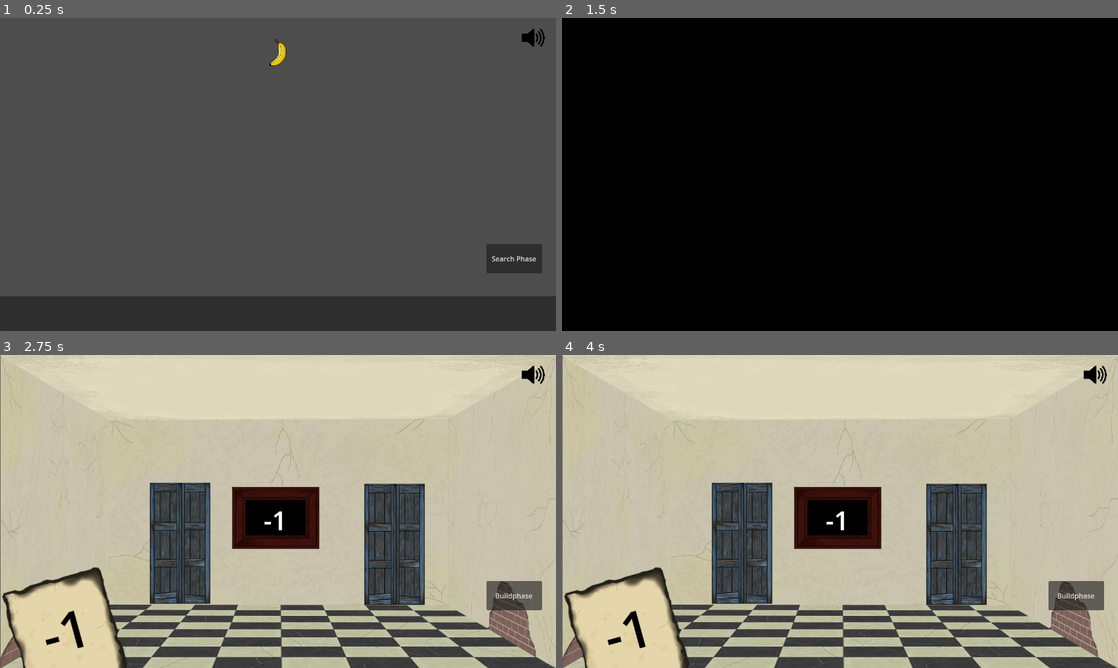
Above: before the commit, frames 1-4 (two rows, left to right).
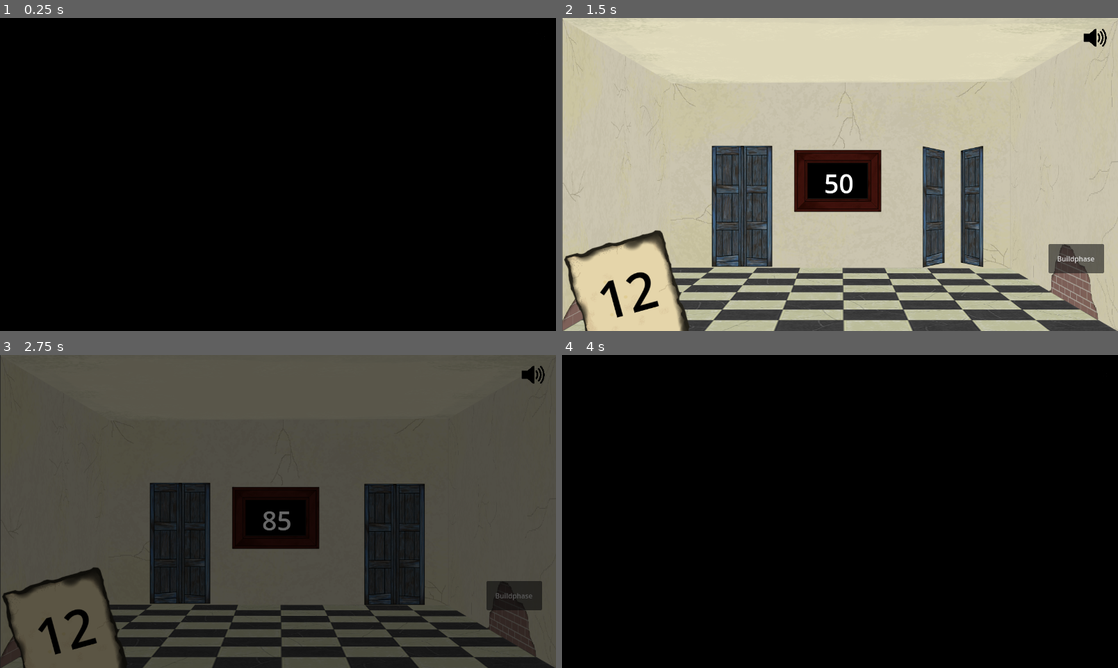
Above: after the commit, the same moments.

Repository: Combativ/AlgoDitTutorial
Game: Godot game, scene res://scenes/main.tscn
Same seed, same stepped clock (60 frames per second), same inputs: the game is played once before the commit and once after it. The engine's default icon, where the game draws it, is replaced by a stand-in: a white triangle on a blue panel in a dark square.
Inputs (mouse positions are in pixels of both pictures, inside the frame that each line leads up to):
- Up to frame 1 (0.25 s): no input
- Up to frame 2 (1.5 s): click (1073, 259) at 0.5 s, where only the run before the commit has a clickable "Search Phase"; tap Enter (ui_accept) at 1.25, 1.35 s; move the mouse to (962, 158) at 1.27 s; click (962, 158) at 1.42 s
- Up to frame 3 (2.75 s): tap Enter (ui_accept) at 1.52, 1.82 s; drag from (166, 527) to (250, 574) at 2.02 s
- Up to frame 4 (4 s): move the mouse to (895, 442) at 2.77 s; tap Enter (ui_accept) at 2.85 s; click (840, 517) at 3.5 s

The runs differ from the first frame. In frame 1, 100% of the frame differs, in the area x 0-100%, y 0-100%; in frame 2, 98%; in frame 3, 97%; in frame 4, 98%.

Commit message:
Added Level-Manager
Also renamed some levels for consistency

Diff:
--- a/globals/signal_bus.gd
+++ b/globals/signal_bus.gd
@@ -29,3 +29,7 @@
 
 ##This signal is emitted when clicked on a picture in another room than Global.destination_room (in search phase)
 signal picture_wrong_room()
+
+# This signal is emitted, when the player finishes a level. It triggers the
+# loading of the next level.
+signal level_finished
--- a/scenes/build_phase/levels/level_01.tscn
+++ b/scenes/build_phase/levels/level_01.tscn
@@ -6,7 +6,7 @@
 [ext_resource type="Texture2D" uid="uid://cw3710glxvp2k" path="res://icon_small.svg" id="3_bpbfc"]
 [ext_resource type="PackedScene" uid="uid://dhrv6jgwyaplb" path="res://scenes/build_phase/scenes/room_miniature.tscn" id="4_bvggk"]
 
-[node name="Level1" type="Node2D" node_paths=PackedStringArray("target_room")]
+[node name="Level01" type="Node2D" node_paths=PackedStringArray("target_room")]
 script = ExtResource("1_6uj8a")
 target_room = NodePath("RoomMiniatureContainer/RoomMiniature12")
 lock_predefined_nodes_in_tree = true
--- a/scenes/build_phase/levels/level_03_2.tscn
+++ b/scenes/build_phase/levels/level_03_2.tscn
@@ -6,7 +6,7 @@
 [ext_resource type="PackedScene" uid="uid://n2liaj1xpsip" path="res://scenes/build_phase/scenes/inventory.tscn" id="4_05tb3"]
 [ext_resource type="PackedScene" uid="uid://dhrv6jgwyaplb" path="res://scenes/build_phase/scenes/room_miniature.tscn" id="5_m5h8j"]
 
-[node name="Level_03_2" type="Node2D" node_paths=PackedStringArray("target_room")]
+[node name="Level03_2" type="Node2D" node_paths=PackedStringArray("target_room")]
 script = ExtResource("1_4mpt7")
 target_room = NodePath("Inventory/95")
 lock_predefined_nodes_in_tree = true
--- a/scenes/build_phase/levels/level_05_2_Prolog.tscn
+++ b/scenes/build_phase/levels/level_05_2_Prolog.tscn
@@ -6,7 +6,7 @@
 [ext_resource type="PackedScene" uid="uid://n2liaj1xpsip" path="res://scenes/build_phase/scenes/inventory.tscn" id="4_rf5b6"]
 [ext_resource type="PackedScene" uid="uid://dhrv6jgwyaplb" path="res://scenes/build_phase/scenes/room_miniature.tscn" id="5_dvfrf"]
 
-[node name="Level05" type="Node2D"]
+[node name="Level05_2_Prolog" type="Node2D"]
 script = ExtResource("1_4aqdr")
 lock_predefined_nodes_in_tree = true
 
--- a/scenes/build_phase/levels/level_05_3.tscn
+++ b/scenes/build_phase/levels/level_05_3.tscn
@@ -6,7 +6,7 @@
 [ext_resource type="PackedScene" uid="uid://n2liaj1xpsip" path="res://scenes/build_phase/scenes/inventory.tscn" id="4_5eog1"]
 [ext_resource type="PackedScene" uid="uid://dhrv6jgwyaplb" path="res://scenes/build_phase/scenes/room_miniature.tscn" id="5_r1lrm"]
 
-[node name="Level05_03" type="Node2D"]
+[node name="Level05_3" type="Node2D"]
 script = ExtResource("1_svkc8")
 lock_predefined_nodes_in_tree = true
 sorted_insertion = true
--- /dev/null
+++ b/scenes/level_manager.gd
@@ -0,0 +1,66 @@
+extends Node2D
+
+
+const LEVEL_01   = preload("res://scenes/build_phase/levels/level_01.tscn")
+const LEVEL_02   = preload("res://scenes/build_phase/levels/level_02.tscn")
+const LEVEL_03   = preload("res://scenes/build_phase/levels/level_03.tscn")
+const LEVEL_03_2 = preload("res://scenes/build_phase/levels/level_03_2.tscn")
+const LEVEL_04   = preload("res://scenes/build_phase/levels/level_04.tscn")
+const LEVEL_04_2 = preload("res://scenes/build_phase/levels/level_04_2.tscn")
+const LEVEL_05   = preload("res://scenes/build_phase/levels/level_05.tscn")
+const LEVEL_05_2 = preload("res://scenes/build_phase/levels/level_05_2_Prolog.tscn")
+const LEVEL_05_3 = preload("res://scenes/build_phase/levels/level_05_3.tscn")
+
+var build_phase: Node2D
+
+
+# Called when the node enters the scene tree for the first time.
+func _ready() -> void:
+	await get_parent().ready
+
+	build_phase = get_parent().get_node("build_phase")
+
+	var level1: Node2D = LEVEL_01.instantiate()
+	var level2: Node2D = LEVEL_02.instantiate()
+	var level3: Node2D = LEVEL_03.instantiate()
+	var level3_2: Node2D = LEVEL_03_2.instantiate()
+	var level4: Node2D = LEVEL_04.instantiate()
+	var level4_2: Node2D = LEVEL_04_2.instantiate()
+	var level5: Node2D = LEVEL_05.instantiate()
+	var level5_2: Node2D = LEVEL_05_2.instantiate()
+	var level5_3: Node2D = LEVEL_05_3.instantiate()
+
+
+	load_level(level1)
+	await SignalBus.level_finished
+	load_level(level2)
+	await SignalBus.level_finished
+	load_level(level3)
+	await SignalBus.level_finished
+	load_level(level3_2)
+	await SignalBus.level_finished
+	load_level(level4)
+	await SignalBus.level_finished
+	load_level(level4_2)
+	await SignalBus.level_finished
+	load_level(level5)
+	await SignalBus.level_finished
+	load_level(level5_2)
+	await SignalBus.level_finished
+	load_level(level5_3)
+
+
+
+#func _process(delta: float) -> void:
+	#if (Input.is_action_just_pressed("ui_accept")):
+		#SignalBus.level_finished.emit()
+
+
+func load_level(level: Node2D):
+	get_parent().switch_to_build_phase()
+	for child in build_phase.get_children():
+		if child is Level:
+			child.queue_free()
+
+	build_phase.add_child(level)
+	build_phase.move_child(level, 0)
--- a/scenes/main.tscn
+++ b/scenes/main.tscn
@@ -1,10 +1,11 @@
-[gd_scene load_steps=8 format=3 uid="uid://caglc8uk2g50v"]
+[gd_scene load_steps=9 format=3 uid="uid://caglc8uk2g50v"]
 
 [ext_resource type="Script" path="res://scenes/main.gd" id="1_twobj"]
 [ext_resource type="PackedScene" uid="uid://c03bn4ttox6bm" path="res://scenes/build_phase/build_phase.tscn" id="1_v80fr"]
 [ext_resource type="PackedScene" uid="uid://bqbncjj6167a6" path="res://scenes/search_phase/scenes/search_phase.tscn" id="2_fxd7f"]
 [ext_resource type="PackedScene" uid="uid://b4tvajj0c08u7" path="res://menus/title/title.tscn" id="3_lrpwh"]
 [ext_resource type="PackedScene" uid="uid://bsehu8h5432ef" path="res://scenes/dialog_system/scenes/dialog_system.tscn" id="5_u6pyg"]
+[ext_resource type="Script" path="res://scenes/level_manager.gd" id="6_6mlcy"]
 [ext_resource type="Script" path="res://scenes/search_phase/scripts/transition_wall.gd" id="6_g2gvs"]
 [ext_resource type="PackedScene" uid="uid://c0v46wm86qer8" path="res://scenes/global_sound_manager/scenes/global_sound_manager.tscn" id="7_k6mp8"]
 
@@ -24,6 +25,9 @@
 position = Vector2(281, 773)
 distance = 500
 
+[node name="LevelManager" type="Node2D" parent="."]
+script = ExtResource("6_6mlcy")
+
 [node name="TransitionWall" type="ColorRect" parent="."]
 visible = false
 visibility_layer = 24
@@ -34,3 +38,4 @@
 darkening_speed = 0.1
 
 [node name="sound_manager" parent="." instance=ExtResource("7_k6mp8")]
+metadata/_edit_use_anchors_ = true
